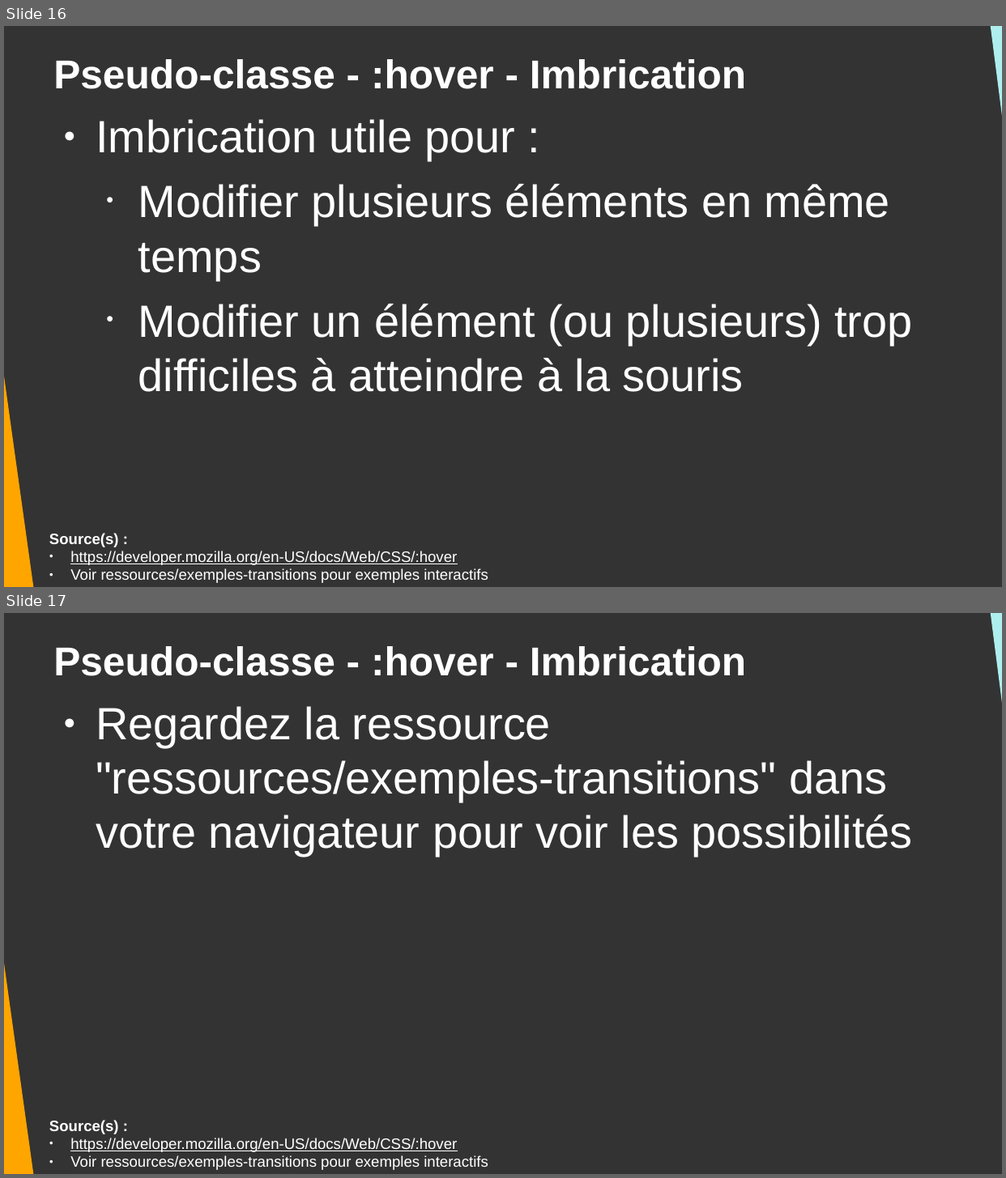
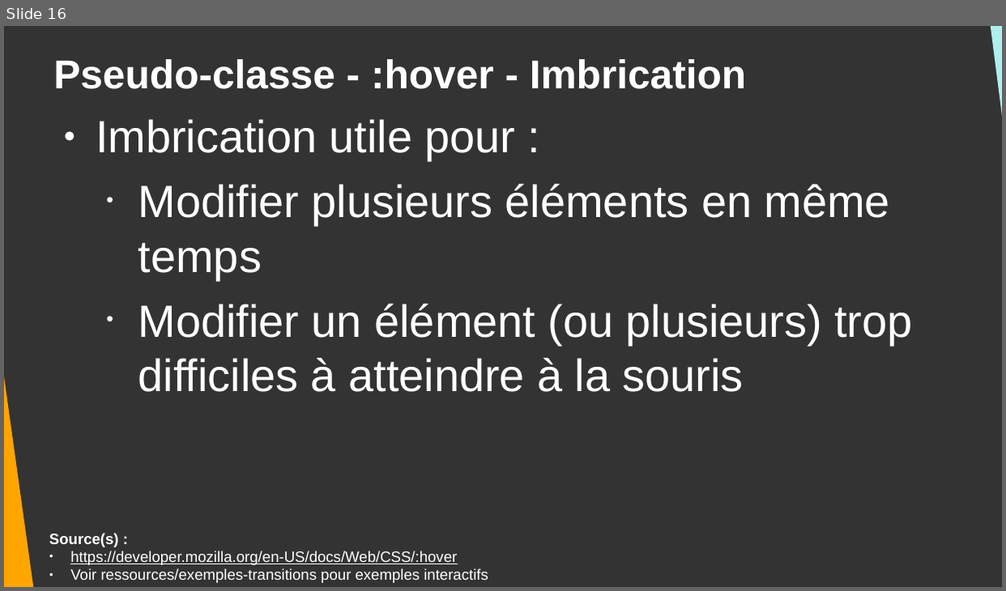
Before and after one commit to DanYellow/cours, a slide deck: integration-web-s2/travaux-pratiques/numero-2/presentation.odp. Shown one above the other, each under a label of ours: slides 16 and 17 before the commit, slide 16 after it. The pictures are 1006x1178 and 1006x591 pixels, drawn with LibreOffice and Linux fonts; fonts in the diff are those of the drawing. Boxes give left, top, right and bottom in pixels: in the first picture for what was removed or moved away, otherwise in the second. Text is boxed around its words. In the diff, an @@ line names an element or a change of style, - is before the commit and + after.

```diff
--- a/integration-web-s2/travaux-pratiques/numero-2/presentation.odp
+++ b/integration-web-s2/travaux-pratiques/numero-2/presentation.odp
@@ slide 17 removed at [4,613,1002,1174], background #333333 @@
@@ right triangle removed at [988,613,1002,956] @@
@@ title removed at [53,646,746,676] @@
-Pseudo-classe - :hover - Imbrication
@@ right triangle removed at [4,697,36,1174] @@
@@ text removed at [96,706,913,856] @@
-● Regardez la ressource "ressources/exemples-transitions" dans votre navigateur pour voir les possibilités
@@ text removed at [49,1120,488,1170] @@
-Source(s) :
-● https://developer.mozilla.org/en-US/docs/Web/CSS/:hover
-● Voir ressources/exemples-transitions pour exemples interactifs
```
Also in this commit, not shown: 2 slides changed, 1 slide added, 1 other file.
